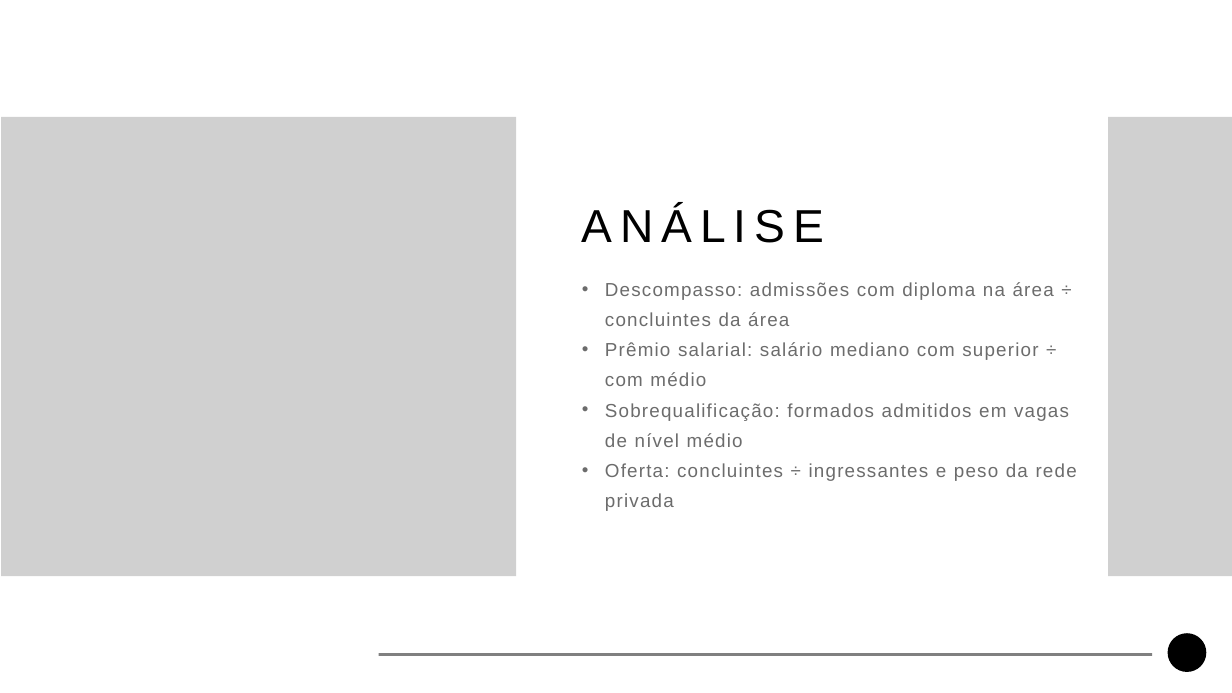
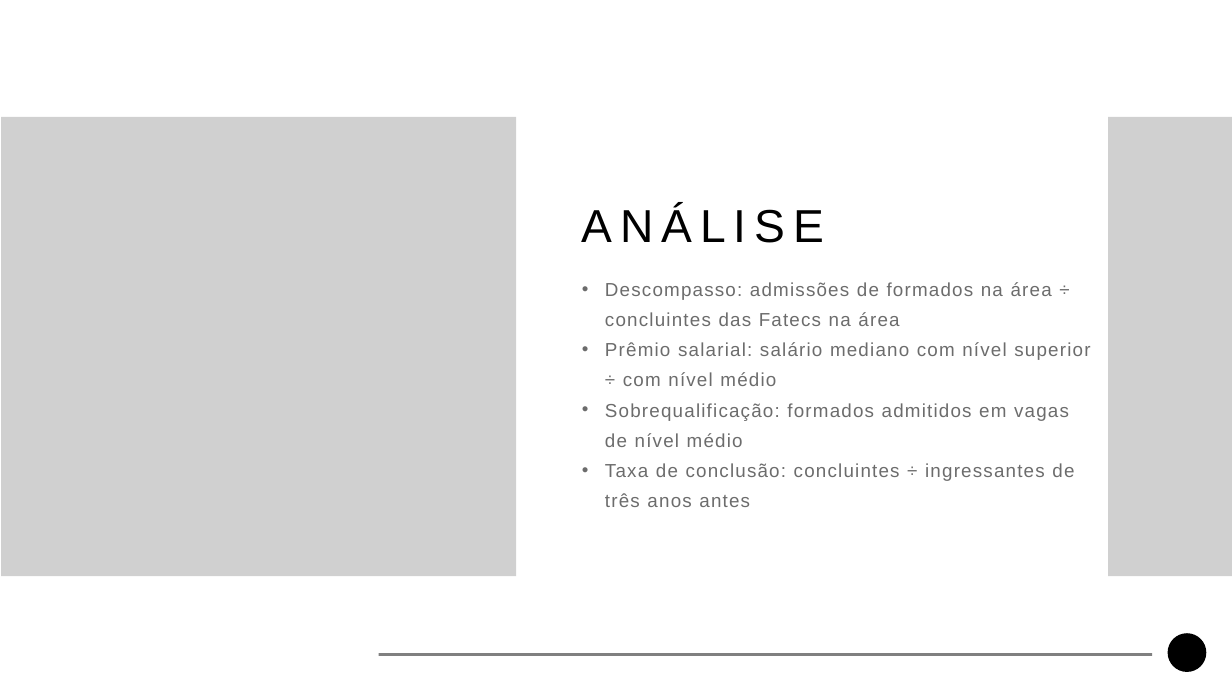
Before and after one commit to guilherme-ndo/projetointegrador-ii, a slide deck: slide 9 of docs/apresentacao_pi2.pptx. Drawn at 1232x693 pixels with LibreOffice and Linux fonts; fonts in the diff are those of the drawing; grey boxes stand for pictures; background and template pictures are left out. Boxes give left, top, right and bottom in pixels: in the first picture for what was removed or moved away, otherwise in the second. Text is boxed around its words. In the diff, an @@ line names an element or a change of style, - is before the commit and + after.

```diff
--- a/docs/apresentacao_pi2.pptx
+++ b/docs/apresentacao_pi2.pptx
@@ text at [605, 282, 1090, 386]: text changed @@
-• Descompasso: admissões com diploma na área ÷ concluintes da área
-• Prêmio salarial: salário mediano com superior ÷ com médio
+• Descompasso: admissões de formados na área ÷ concluintes das Fatecs na área
+• Prêmio salarial: salário mediano com nível superior ÷ com nível médio
@@ text at [605, 463, 1074, 507]: text changed @@
-• Oferta: concluintes ÷ ingressantes e peso da rede privada
+• Taxa de conclusão: concluintes ÷ ingressantes de três anos antes
```
Also in this commit, not shown: 14 other slides changed, 7 slides added, 3 slides removed.
